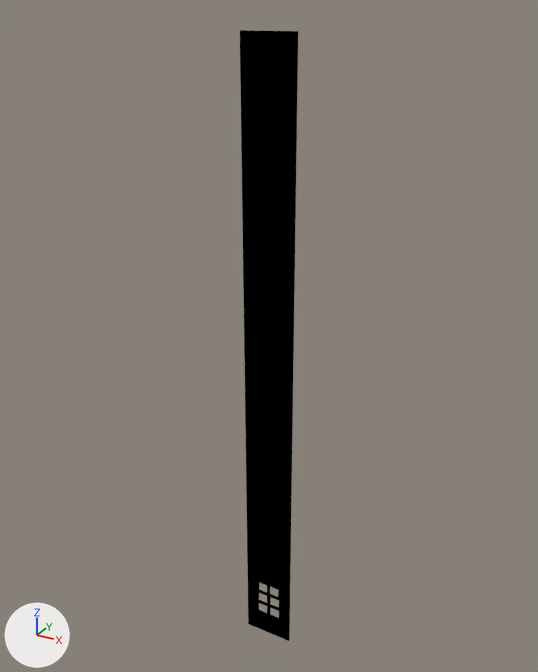
Renders of the glTF model environment_models/assets/SM_CookieWindow.glb from each side of a commit.
The view is the same before and after, from a camera (50 mm lens) standing at (25.5, -42.7, 49.2) and looking at (1.3, 1.3, 27.2). The lights are fixed; the arrows at lower left show +X, +Y and +Z. Where no turn or scale is listed for an object, it has been applied to the vertices.

The first picture shows 'SM_CookieWindow'.
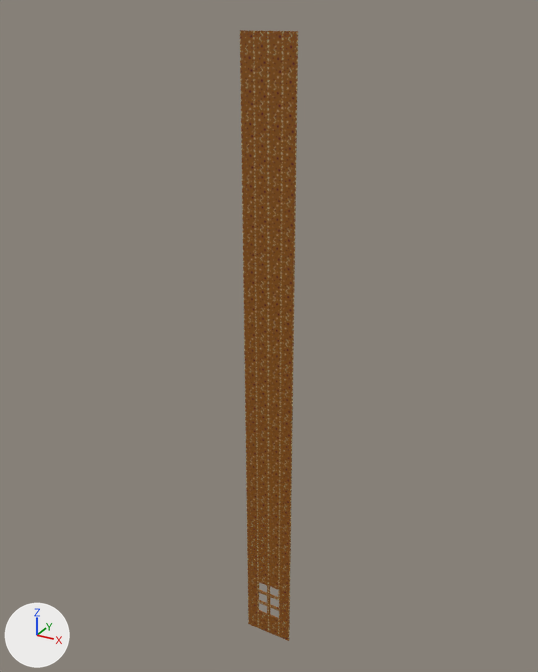
Where the change shows, as pixel boxes (x1, y1, x2, y2) in the pictures (538 x 672 px):
```json
{"object": "SM_CookieWindow", "change": "recoloured", "before": [240, 30, 298, 641], "after": [240, 30, 298, 641], "on screen": "black to brown"}
```

The change, as JSON lines over the scene's bpy script:
```json
{"op": "add", "block": "img_m_tilewallbasecolortexture_png", "code": ["img_m_tilewallbasecolortexture_png = load_image('M_TileWallbasecolortexture.png', '_unpacked/M_TileWallbasecolortexture.png', 32, 32, 'sRGB')"]}
{"op": "add", "block": "mat_m_tilewall", "code": ["mat_m_tilewall = bpy.data.materials.new('M_TileWall')", "# uses the picture img_m_tilewallbasecolortexture_png"]}
{"block": "me_sm_cookiewindow", "where": "me_sm_cookiewindow.from_pydata(...)  # 95 vertices, 132 faces; spans x 0.0..4.0, y -1.0..-0.9, z 0.0..48.0"}
{"op": "remove", "block": "me_sm_cookiewindow", "code": "me_sm_cookiewindow.materials.append(mat_fallback_material)  # black #000000"}
{"op": "add", "block": "me_sm_cookiewindow", "code": "me_sm_cookiewindow.materials.append(mat_m_tilewall)"}
```
